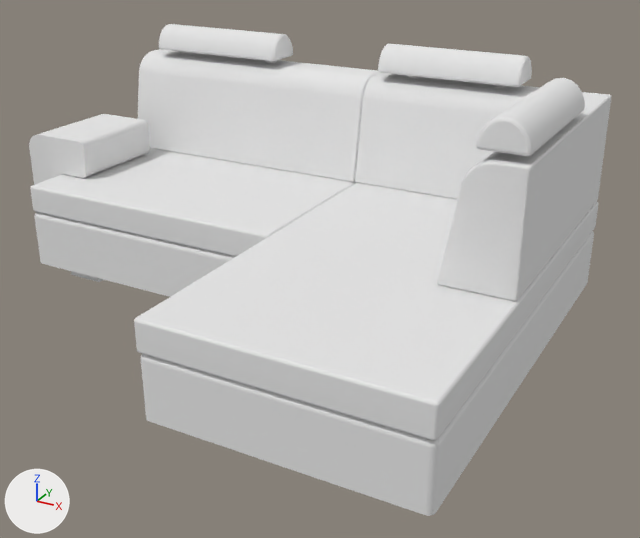
The OBJ model PantyHouse/models/sofa.obj as it was, and as the next commit left it.
Camera for both pictures: a 50 mm lens placed at (168.0, -246.0, 103.0), pointed at (30.0, 5.0, -22.0). Every picture has the same lights, and +X, +Y and +Z are marked at lower left. Where no turn or scale is listed for an object, it has been applied to the vertices.

Names of what the first picture shows: 'sofa'.
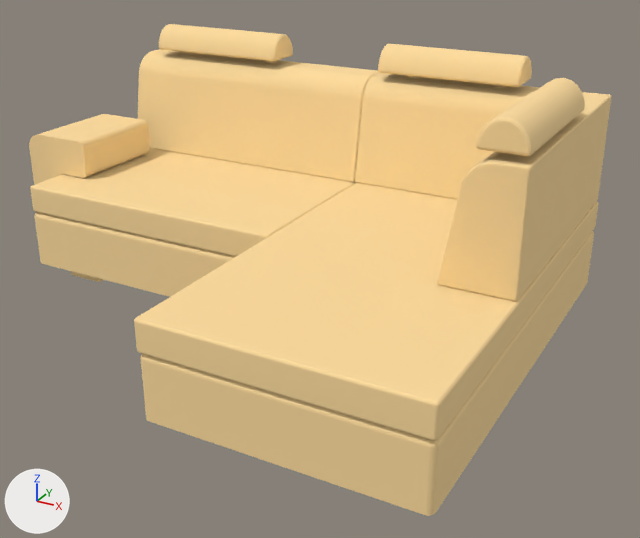
Changed parts and their boxes [x1, y1, x2, y2] in the pictures (640 x 538 px):
```json
{"object": "sofa", "change": "surface changed", "before": [29, 24, 611, 516], "after": [29, 24, 611, 516], "on screen": "white to beige"}
```

Edits to the scene script, one JSON object a line:
```json
{"op": "add", "block": "img_sofa2_bmp", "code": ["img_sofa2_bmp = load_image('sofa2.bmp', '../textures/sofa2.bmp', 512, 512, 'sRGB')"]}
{"op": "remove", "block": "mat_blinn19sg", "code": "mat_blinn19sg.base_color = (0.8, 0.8, 0.8)  # white #e7e7e7"}
{"op": "add", "block": "mat_blinn19sg", "code": "mat_blinn19sg.texture = img_sofa2_bmp"}
```
